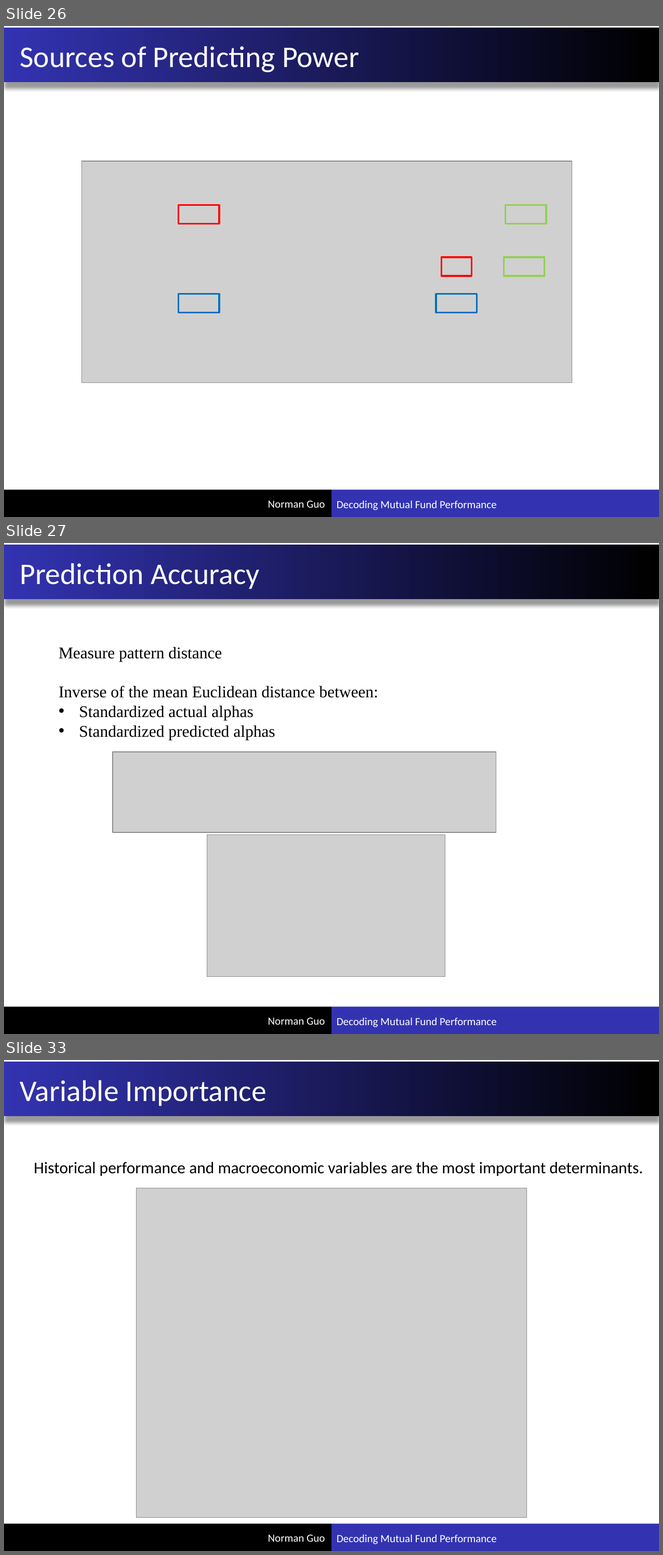
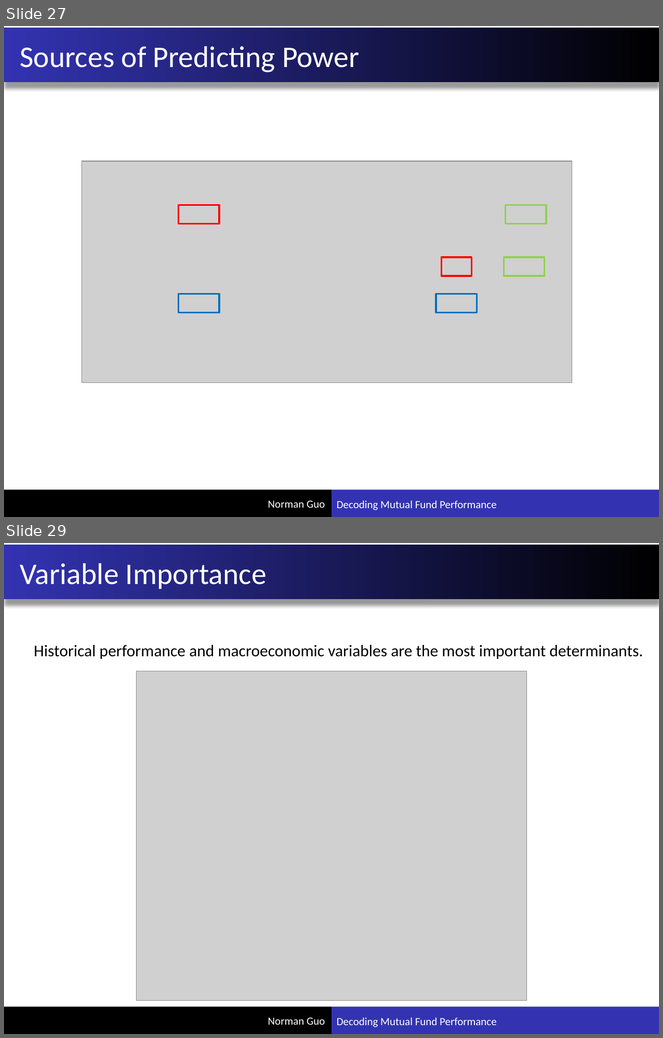
Before and after one commit to xuxiguo/ace_portfolio, a slide deck: pdf/Decoding Mutual Fund Performance.pptx. Shown one above the other, each under a label of ours: slides 26, 27 and 33 before the commit, slides 27 and 29 after it; the slides between them are not shown. The pictures are 663x1555 and 663x1038 pixels, drawn with LibreOffice and Linux fonts; fonts in the diff are those of the drawing; grey boxes stand for pictures. Boxes give left, top, right and bottom in pixels: in the first picture for what was removed or moved away, otherwise in the second. Text is boxed around its words. In the diff, an @@ line names an element or a change of style, - is before the commit and + after.

```diff
--- a/pdf/Decoding Mutual Fund Performance.pptx
+++ b/pdf/Decoding Mutual Fund Performance.pptx
@@ slide 27 removed at (4,543,659,1034), background #FFFFFF; not listed: 5 template elements that a slide beside it also shows @@
@@ title removed at (20,563,259,589) @@
-Prediction Accuracy
@@ text removed at (59,647,378,740) @@
-Measure pattern distance
-Inverse of the mean Euclidean distance between:
-• Standardized actual alphas
-• Standardized predicted alphas
@@ picture removed at (113,752,496,833) @@
@@ picture removed at (207,835,445,977) @@
@@ what was slide 26 is now slide 27 @@
@@ what was slide 33 is now slide 29 @@
```
Also in this commit, not shown: 7 slides changed, 3 slides added, 5 other slides removed.
